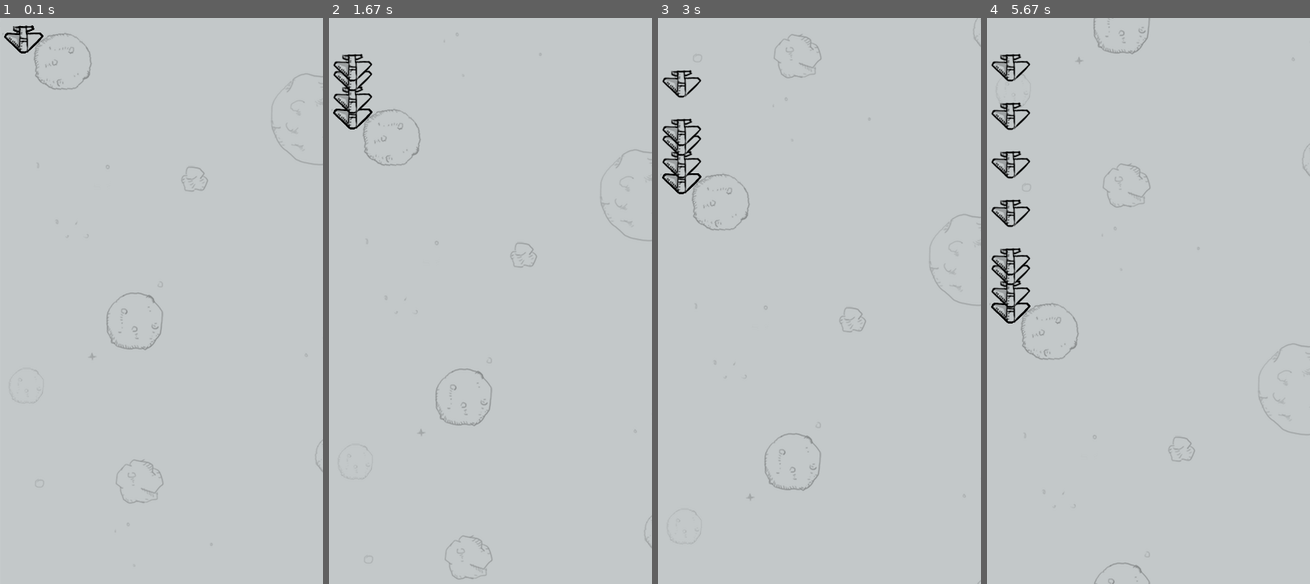
Above: before the commit, frames 1-4 (left to right).
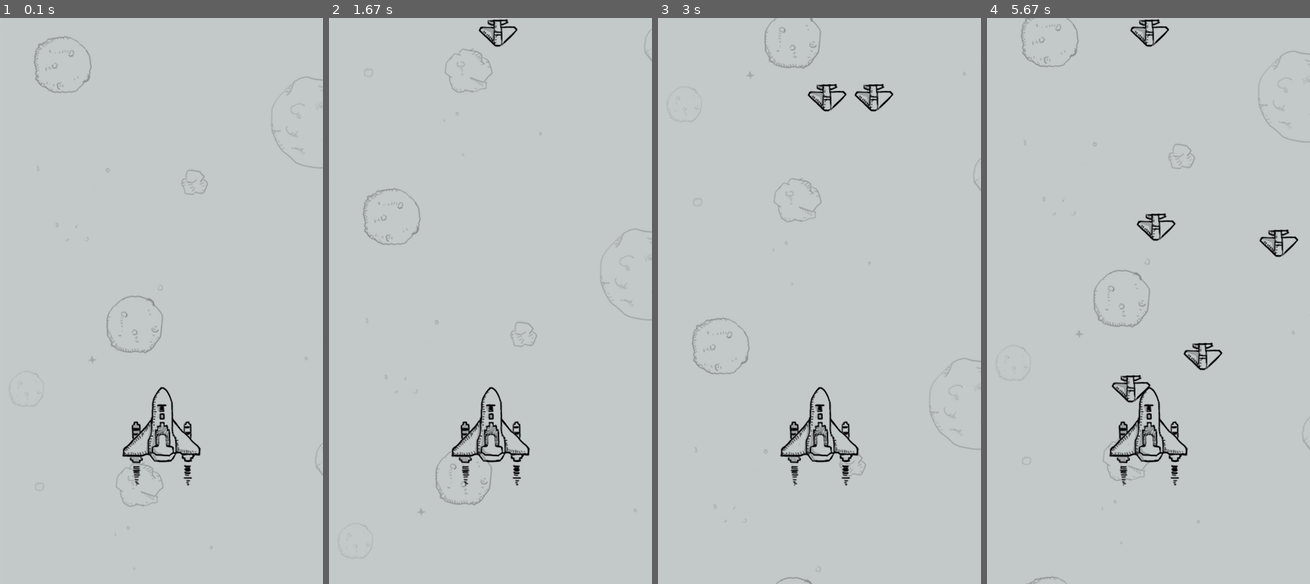
Above: after the commit, the same moments.

Repository: sainan-geek/python
Game: pygame game, started from my_pro/plane_main.py
The game is run twice, just before and just after one commit, with the same random seed, the same clock (stepped at 60 frames per second) and the same inputs.
Inputs:
- Up to frame 1 (0.1 s): no input
- Up to frame 2 (1.67 s): hold Right 0.33-0.8 s
- Up to frame 3 (3 s): no input
- Up to frame 4 (5.67 s): no input

The runs differ from the first frame. In frame 1, 2.2% of the frame differs, in the area x 0-100%, y 1-87%; in frame 2, 3.3%; in frame 3, 3.7%; in frame 4, 5.2%, in the area x 0-100%, y 0-100%.

Commit message:
2020-1-28 commit hero

Diff:
--- a/my_pro/plane_main.py
+++ b/my_pro/plane_main.py
@@ -1,4 +1,5 @@
 import pygame
+
 from plane_sprites import *
 
 
@@ -27,6 +28,10 @@
         # 创建敌机的精灵组
         self.enemy_group = pygame.sprite.Group()
 
+        # 创建英雄的精灵和精灵组
+        self.hero = Hero()
+        self.hero_group = pygame.sprite.Group(self.hero)
+
     def start_game(self):
         print("游戏开始......")
         while True:
@@ -50,12 +55,19 @@
             if event.type == pygame.QUIT:
                 PlaneGame.__game_over()  # 用类名PlaneGame调用静态方法
             elif event.type == CREATE_ENEMY_EVENT:  # 定时器使用方法 定义常量 使用常量
-                print("敌机出场....")
-            # 创建敌机精灵
-            enemy = Enemy()
+                #print("敌机出场....")
+                # 创建敌机精灵
+                enemy = Enemy()    # 缩进啊
 
-            # 将敌机精灵加到敌机精灵组
-            self.enemy_group.add(enemy)
+                # 将敌机精灵加到敌机精灵组
+                self.enemy_group.add(enemy)
+            # elif event.type == pygame.KEYDOWN and event.key == pygame.K_RIGHT:
+            #   print("向右移动...")
+        # 使用键盘提供方法获取键盘按键
+        keys_pressed = pygame.key.get_pressed()
+        # 判断元组中对应的按键索引值
+        if keys_pressed[pygame.K_RIGHT]:
+            print("持续向右移动....")
 
     def __check_collide(self):
         pass
@@ -67,6 +79,9 @@
 
         self.enemy_group.update()
         self.enemy_group.draw(self.screen)
+
+        self.back_group.update()
+        self.hero_group.draw(self.screen)
 
     @staticmethod
     def __game_over():  # 静态方法
--- a/my_pro/plane_sprites.py
+++ b/my_pro/plane_sprites.py
@@ -1,10 +1,11 @@
+import random
 import pygame
 
 # 屏幕大小的常量
 SCREEN_RECT = pygame.Rect(0, 0, 400, 700)
 # 设置刷新帧率
 FRAME_PER_SEC = 60
-# 创建敌机的定时器常亮
+# 创建敌机的定时器常量
 CREATE_ENEMY_EVENT = pygame.USEREVENT
 
 
@@ -55,16 +56,38 @@
         # 1.调用父类方法调用敌机精灵
         super().__init__("./images/enemy1.png")
 
-        # 2.指定敌机的初始位置
+        # 2.指定敌机的初始速度　１～３
+        self.speed = random.randint(1, 3)
 
-        # 3.指定敌机的初始速度
+        # 3.指定敌机的初始位置
+        self.rect.bottom = 0
 
-        pass
+        max_x = SCREEN_RECT.width - self.rect.width  # 屏幕宽度减去图像宽度
+        self.rect.x = random.randint(0, max_x)
 
     def update(self):
         # 1.调用父类方法，保持垂直方向的飞行
         super().update()
         # 2.判断敌机是否飞出屏幕，若飞出，则从精灵组中删除
         if self.rect.y >= SCREEN_RECT.height:
-            print("飞出屏幕，需要从精灵组删除.....")
+            # print("飞出屏幕，需要从精灵组删除.....")
+            # kill将精灵从所有组中删除,精灵就会被自动销毁
+
+            self.kill()
+
+    def __del__(self):
+        # print("敌机挂了　%s" % self.rect)
         pass
+
+
+class Hero(GameSprite):
+    """英雄精灵"""
+
+    def __init__(self):
+
+        # 1.调用父类方法，设置image&speed
+        super().__init__("./images/me1.png", 0)
+
+        # 2.设置英雄的初始位置
+        self.rect.centerx = SCREEN_RECT.centerx
+        self.rect.bottom = SCREEN_RECT.bottom - 120
